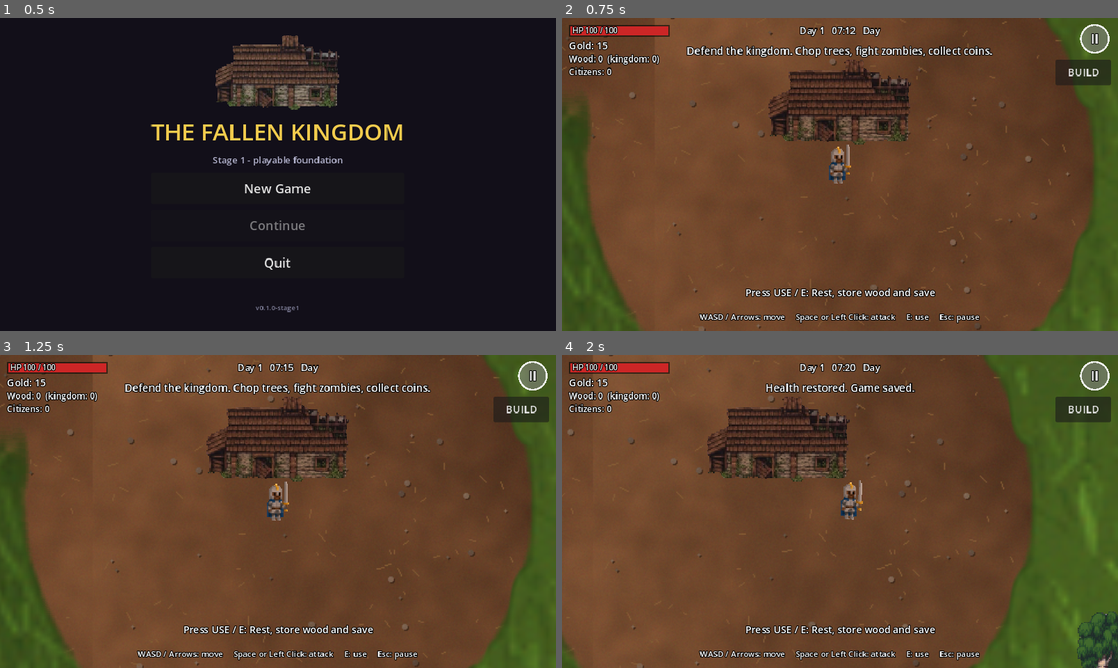
Above: before the commit, frames 1-4 (two rows, left to right).
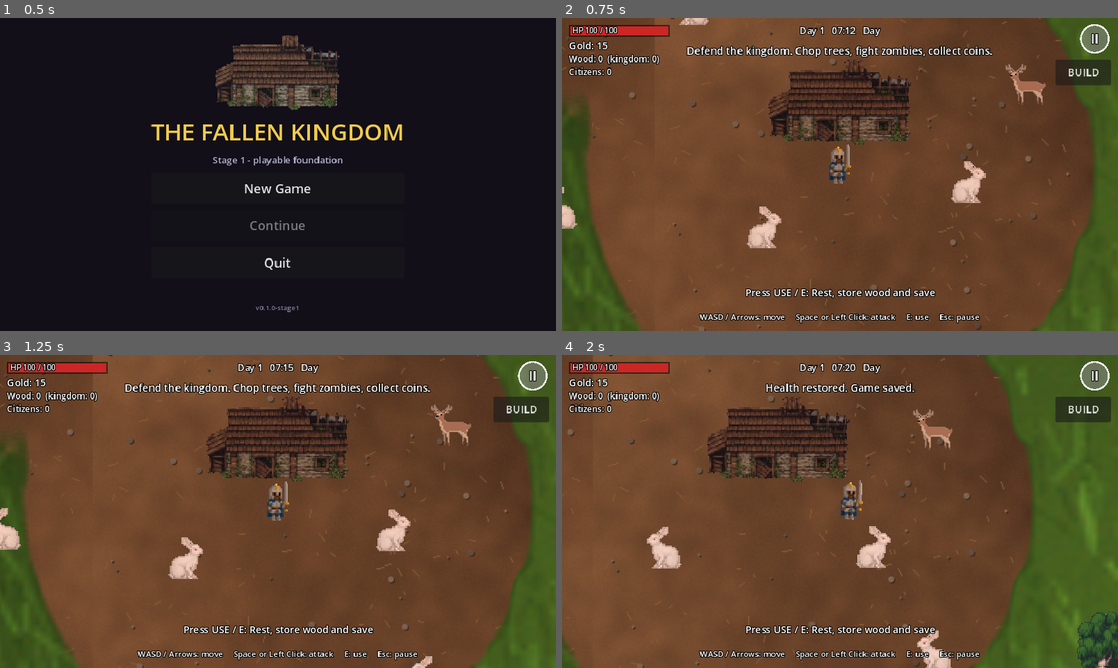
Above: after the commit, the same moments.

Repository: afie-boop/The-Fallen-Kingdom
Game: Godot game, scene res://scenes/main_menu.tscn
Two runs of this game, one before a commit and one after it. Both use one fixed random seed, a clock stepped at 60 frames per second and the inputs below.
Inputs (mouse positions are in pixels of both pictures, inside the frame that each line leads up to):
- Up to frame 1 (0.5 s): no input
- Up to frame 2 (0.75 s): click "New Game" at 0.5 s
- Up to frame 3 (1.25 s): no input
- Up to frame 4 (2 s): move the mouse to (962, 495) at 1.27 s; hold D from 1.28 s (still down); tap E at 1.35 s; click (962, 495) at 1.42 s; tap Space at 1.52 s

Frame 1 is identical in both runs. In frame 2, 1.5% of the frame differs, in the area x 0-87%, y 0-74%; in frame 3, 1.6%, in the area x 0-85%, y 15-100%; in frame 4, 1.6%.

Commit message:
Use transparent deer, rabbit and coin artwork for wildlife

Diff:
--- a/extracted/The-Fallen-Kingdom/scripts/game.gd
+++ b/extracted/The-Fallen-Kingdom/scripts/game.gd
@@ -61,6 +61,8 @@
     GameState.island.refresh_texture()
     # No ruined houses are scattered around the island; tents mark poor camps.
     WorldGenerator.spawn_trees(entities, GameState.island, GameState.world_seed, GameConfig.tree_count, avoid, GameState.removed_trees)
+    # Spawn deer and rabbits using the three transparent reference assets.
+    WorldGenerator.spawn_wildlife(entities, GameState.island, GameState.world_seed, 48, castle.position)
 
     kingdom = KingdomManager.new()
     add_child(kingdom)
--- a/extracted/The-Fallen-Kingdom/scripts/hunting_coin.gd
+++ b/extracted/The-Fallen-Kingdom/scripts/hunting_coin.gd
@@ -10,7 +10,9 @@
 
 func _ready() -> void:
     add_to_group("hunting_coins")
-    _sprite = PixelArt.make_sprite_tex(PixelArt.file_tex("res://assets/animals/IMG_58318099-31fa-4056-968b-2b044a28f6a0.gif"))
+    var coin_texture: Texture2D = PixelArt.file_tex("res://assets/animals/gold_coin.png")
+    _sprite = PixelArt.make_sprite_tex(coin_texture)
+    _sprite.scale = Vector2.ONE * (28.0 / float(maxi(coin_texture.get_width(), coin_texture.get_height())))
     add_child(_sprite)
 
 func _process(delta: float) -> void:
--- a/extracted/The-Fallen-Kingdom/scripts/wildlife.gd
+++ b/extracted/The-Fallen-Kingdom/scripts/wildlife.gd
@@ -16,6 +16,10 @@
     _sprite = Sprite2D.new()
     _sprite.texture = _make_texture(animal_type)
     _sprite.centered = false
+    # Normalize source artwork to a consistent in-game height.
+    var sprite_height: float = 36.0
+    var source_height: float = float(maxi(_sprite.texture.get_width(), _sprite.texture.get_height()))
+    _sprite.scale = Vector2.ONE * (sprite_height / source_height)
     _sprite.offset = Vector2(-_sprite.texture.get_width() / 2.0, -_sprite.texture.get_height())
     add_child(_sprite)
     _target = global_position
@@ -71,5 +75,5 @@
 
 static func _make_texture(kind: String) -> Texture2D:
     if kind == "deer":
-        return PixelArt.file_tex("res://assets/animals/IMG_c6952660-aa86-4aec-b154-2b02a2423a6f.png")
-    return PixelArt.file_tex_remove_light_background("res://assets/animals/pixel-art-rabbit-icons-easter-bunny-vector-illustration-pixel-art-rabbit-icons-108230666.jpg")
+        return PixelArt.file_tex("res://assets/animals/deer.png")
+    return PixelArt.file_tex("res://assets/animals/rabbit.png")
Binary file added: extracted/The-Fallen-Kingdom/assets/animals/deer.png
Binary file added: extracted/The-Fallen-Kingdom/assets/animals/gold_coin.png
Binary file added: extracted/The-Fallen-Kingdom/assets/animals/rabbit.png
